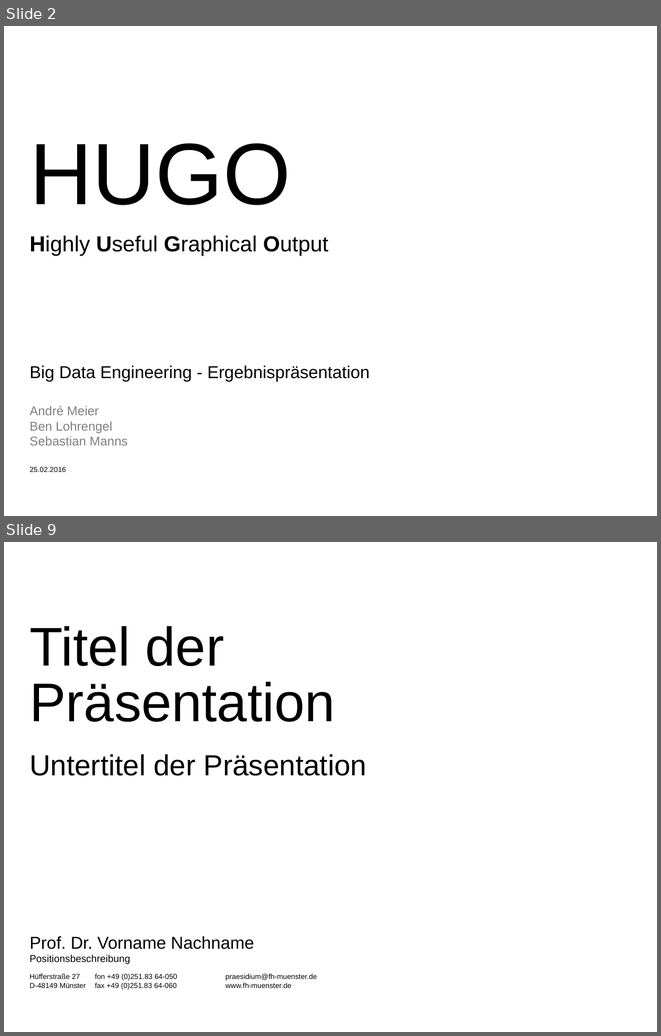
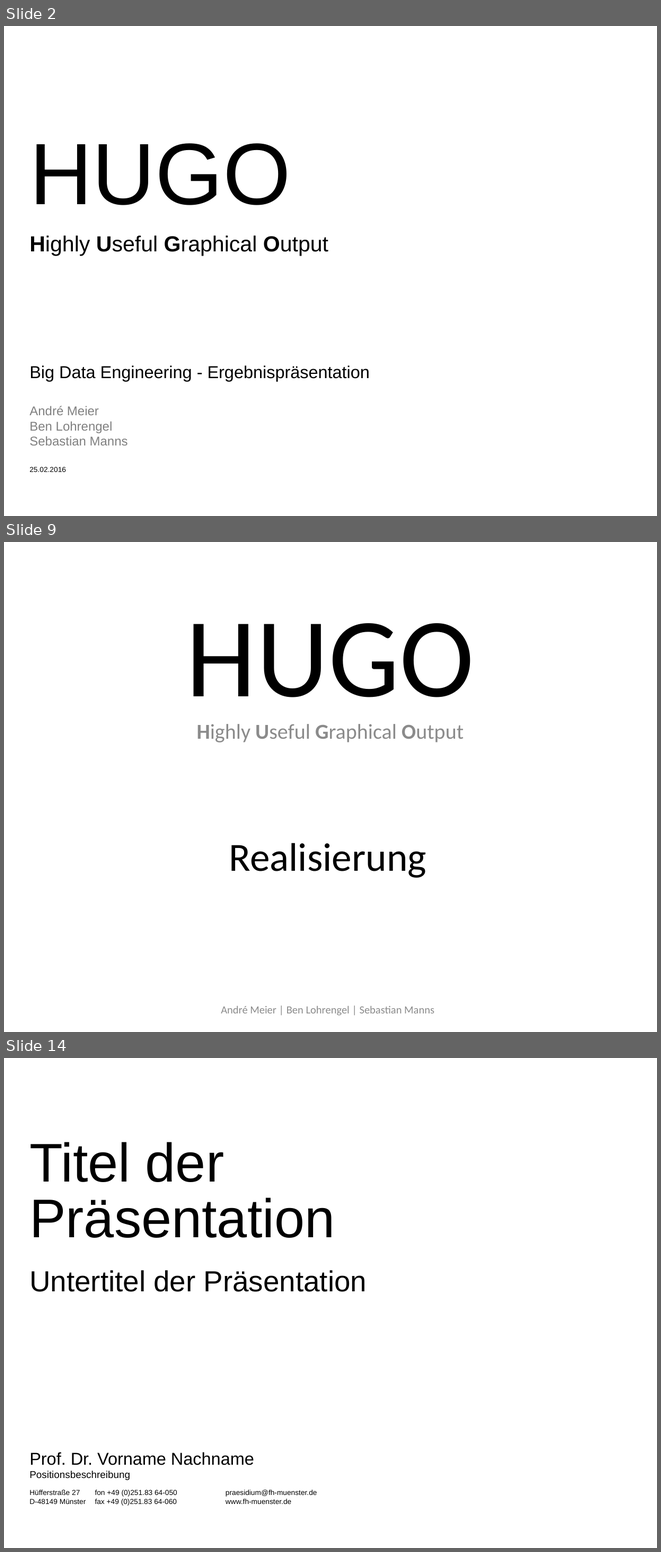
Before and after one commit to whabada/hugo, a slide deck: Project_HUGO.pptx. Shown one above the other, each under a label of ours: slides 2 and 9 before the commit, slides 2, 9 and 14 after it; the slides between them are not shown. The pictures are 661x1036 and 661x1552 pixels, drawn with LibreOffice and Linux fonts; fonts in the diff are those of the drawing; background and template pictures are left out. Boxes give left, top, right and bottom in pixels: in the first picture for what was removed or moved away, otherwise in the second. Text is boxed around its words. In the diff, an @@ line names an element or a change of style, - is before the commit and + after.

```diff
--- a/Project_HUGO.pptx
+++ b/Project_HUGO.pptx
@@ slide 9 added at bbox=[4, 542, 657, 1032], background #FFFFFF @@
@@ title added at bbox=[186, 623, 474, 742], 23.4 pt, text #8C8C8C @@
+HUGO
+Highly Useful Graphical Output
@@ text added at bbox=[229, 843, 426, 877], 44 pt, text #000000 @@
+Realisierung
@@ text added at bbox=[221, 1006, 434, 1015], 12 pt, text #8C8C8C @@
+André Meier | Ben Lohrengel | Sebastian Manns
@@ what was slide 9 is now slide 14 @@
```
Also in this commit, not shown: 6 slides changed, 4 other slides added, 1 other file.
